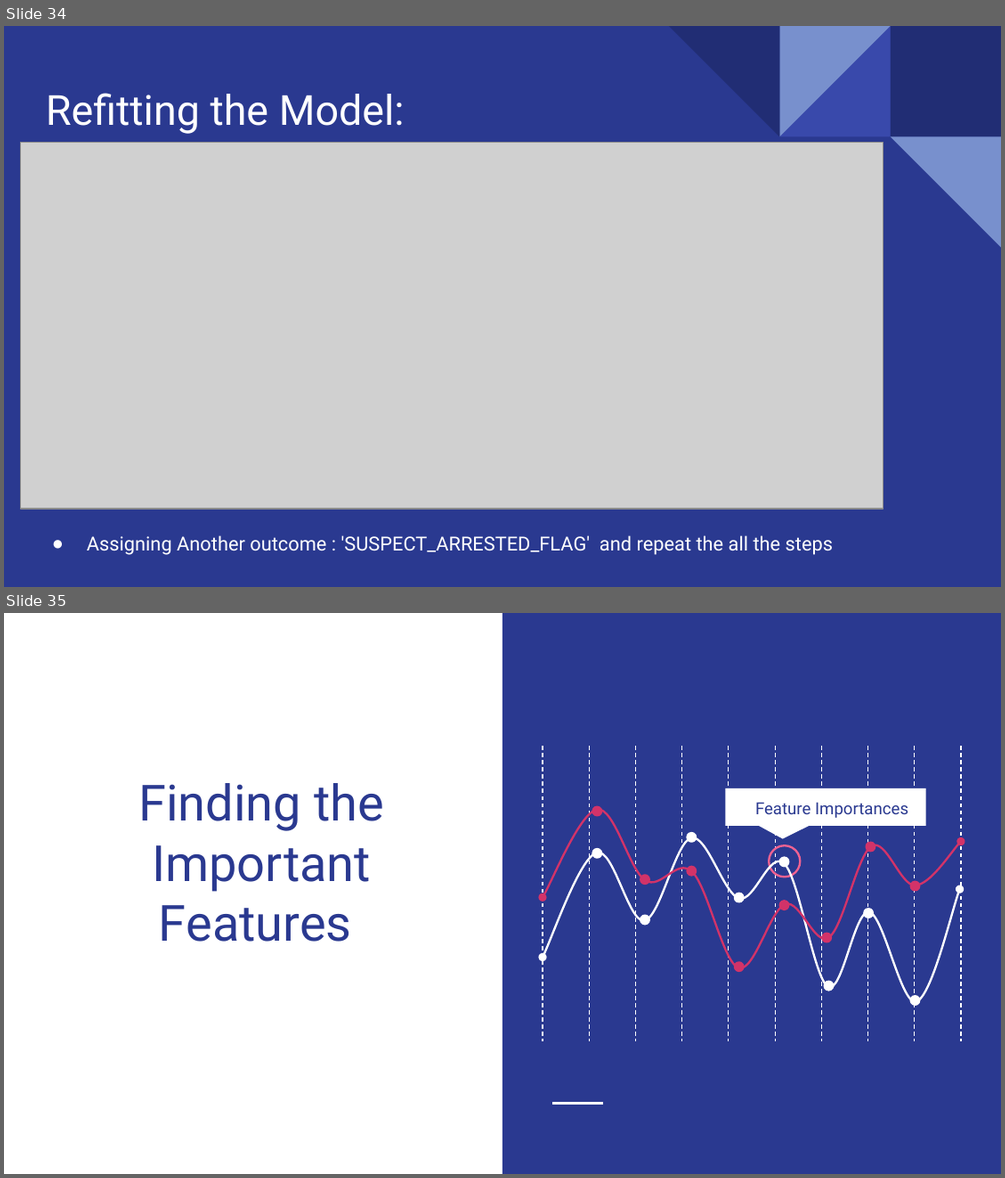
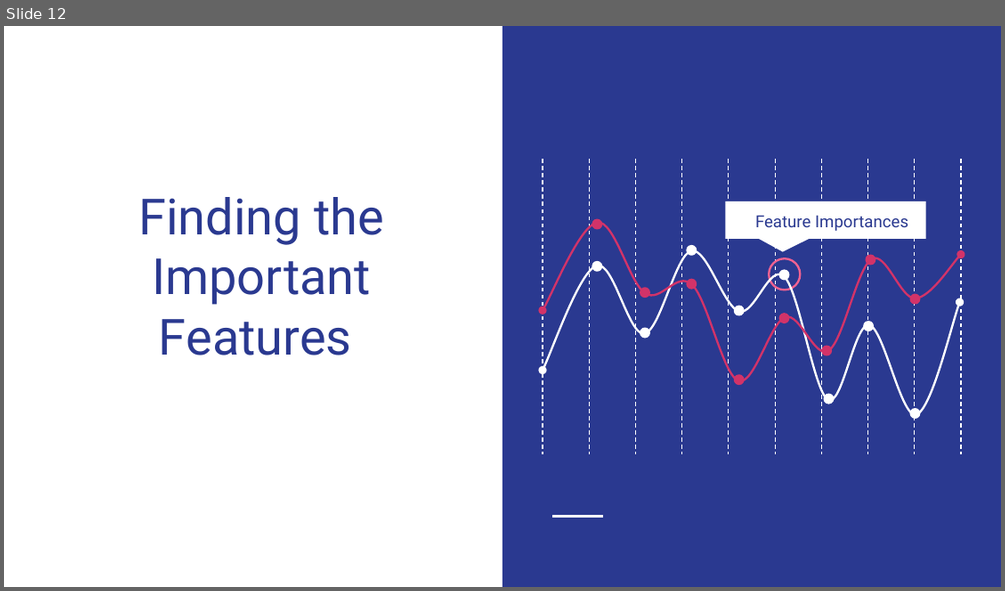
Before and after one commit to uzmabb182/Heroku-outcome-prediction, a slide deck: static/presentation/final_project_presentation_slides.pptx. Shown one above the other, each under a label of ours: slides 34 and 35 before the commit, slide 12 after it. The pictures are 1005x1178 and 1005x591 pixels, drawn with LibreOffice and Linux fonts; fonts in the diff are those of the drawing; grey boxes stand for pictures. Boxes give left, top, right and bottom in pixels: in the first picture for what was removed or moved away, otherwise in the second. Text is boxed around its words. In the diff, an @@ line names an element or a change of style, - is before the commit and + after.

```diff
--- a/static/presentation/final_project_presentation_slides.pptx
+++ b/static/presentation/final_project_presentation_slides.pptx
@@ slide 34 removed at [4, 26, 1001, 587], background #2A3990 @@
@@ title removed at [46, 93, 404, 134] @@
-Refitting the Model:
@@ picture removed at [21, 142, 883, 508] @@
@@ group removed at [669, 26, 1001, 248]: 4 right triangles, 1 rectangle @@
@@ text removed at [87, 535, 833, 555] @@
-● Assigning Another outcome : 'SUSPECT_ARRESTED_FLAG' and repeat the all the steps
@@ what was slide 35 is now slide 12 @@
```
Also in this commit, not shown: 4 slides changed, 9 slides added, 32 other slides removed, 1 other file.
